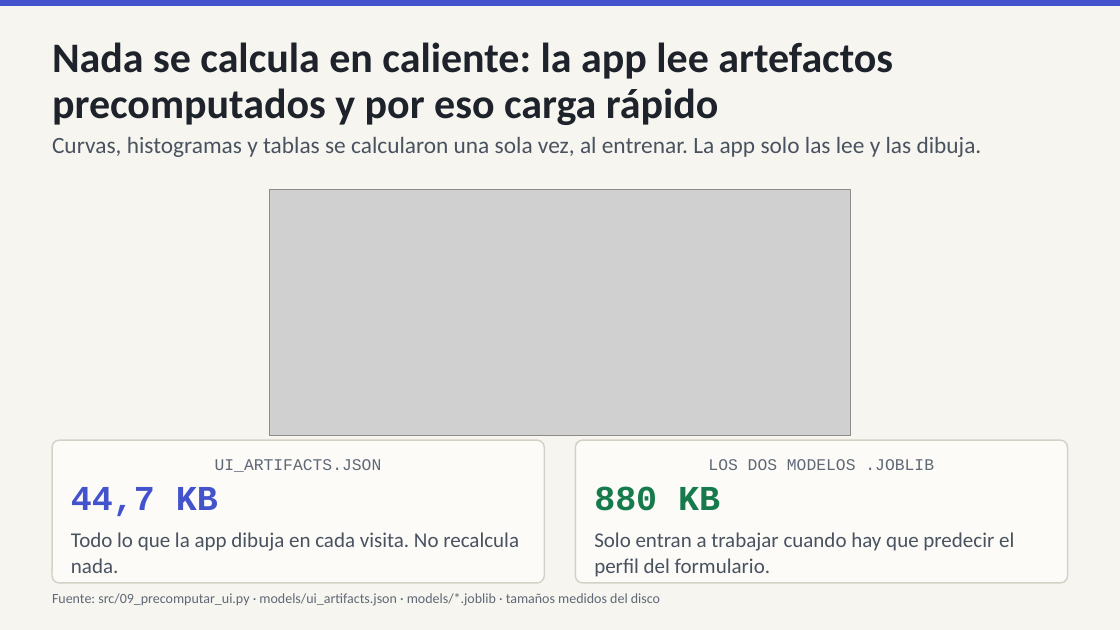
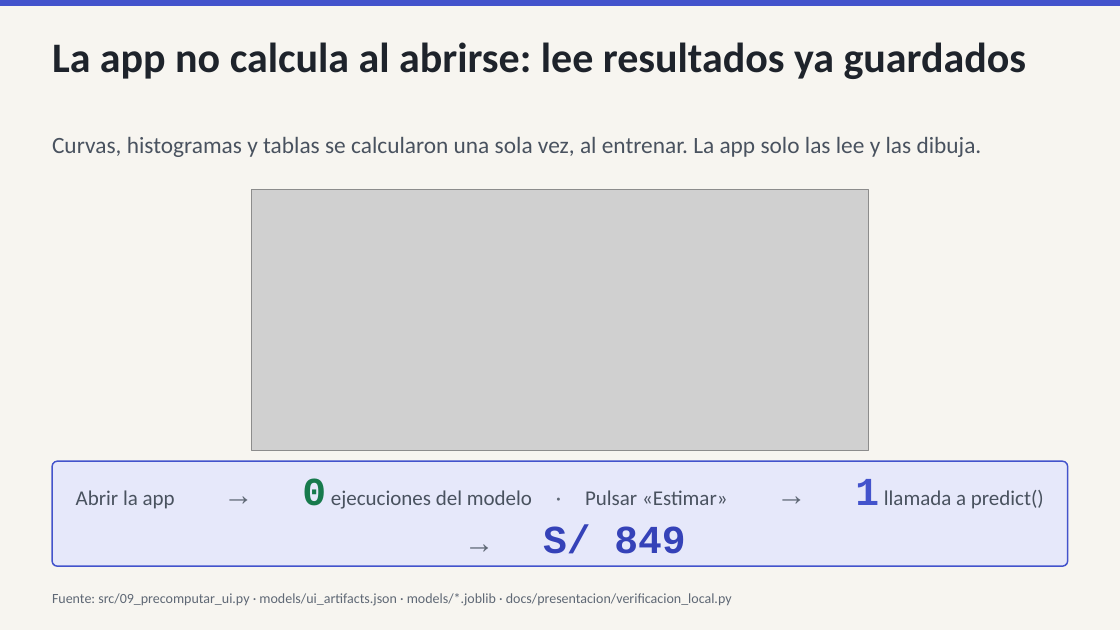
Before and after one commit to IchiSieben/enaho-ingresos-informalidad, a slide deck: slide 4 of docs/presentacion/ENAHO_exposicion.pptx. Drawn at 1120x630 pixels with LibreOffice and Linux fonts; fonts in the diff are those of the drawing; grey boxes stand for pictures. Boxes give left, top, right and bottom in pixels: in the first picture for what was removed or moved away, otherwise in the second. Text is boxed around its words. In the diff, an @@ line names an element or a change of style, - is before the commit and + after.

```diff
--- a/docs/presentacion/ENAHO_exposicion.pptx
+++ b/docs/presentacion/ENAHO_exposicion.pptx
@@ text at bbox=[52, 42, 1027, 79]: text changed @@
-Nada se calcula en caliente: la app lee artefactos precomputados y por eso carga rápido
+La app no calcula al abrirse: lee resultados ya guardados
@@ picture: place and size @@
-picture at bbox=[269, 190, 850, 435]
+picture at bbox=[251, 190, 869, 450]
@@ rounded rectangle removed at bbox=[576, 440, 1068, 583] @@
-LOS DOS MODELOS .JOBLIB
-880 KB
-Solo entran a trabajar cuando hay que predecir el perfil del formulario.
@@ rounded rectangle "Abrir la app → 0 ...": place and size @@
-rounded rectangle "Abrir la app → 0 ..." at bbox=[52, 440, 544, 583]
+rounded rectangle "Abrir la app → 0 ..." at bbox=[52, 461, 1068, 566]
@@ rounded rectangle "Abrir la app → 0 ..." at bbox=[52, 461, 1068, 566]: vertical alignment top to middle; fill #FCFBF8 to #E6E8FA; outline #D5D1C6 1.25 pt to #4353CC 1.25 pt @@
@@ text in rounded rectangle at bbox=[76, 478, 1044, 509]: text changed @@
-UI_ARTIFACTS.JSON
-44,7 KB
-Todo lo que la app dibuja en cada visita. No recalcula nada.
+Abrir la app → 0 ejecuciones del modelo · Pulsar «Estimar» → 1 llamada a predict() → S/ 849
@@ text at bbox=[52, 593, 732, 606]: text changed @@
-Fuente: src/09_precomputar_ui.py · models/ui_artifacts.json · models/*.joblib · tamaños medidos del disco
+Fuente: src/09_precomputar_ui.py · models/ui_artifacts.json · models/*.joblib · docs/presentacion/verificacion_local.py
```
Also in this commit, not shown: 4 other slides changed, 3 other files.
